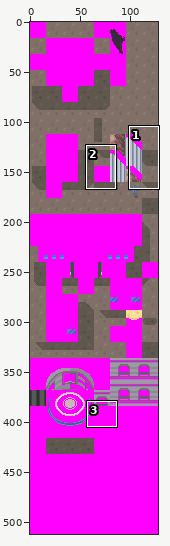
Edited in one commit: sprite sheet (tiles/oreburgh_north/bottom.png). Above, an overview of the earlier version with the close-up marked.
Close-up. Earlier state:
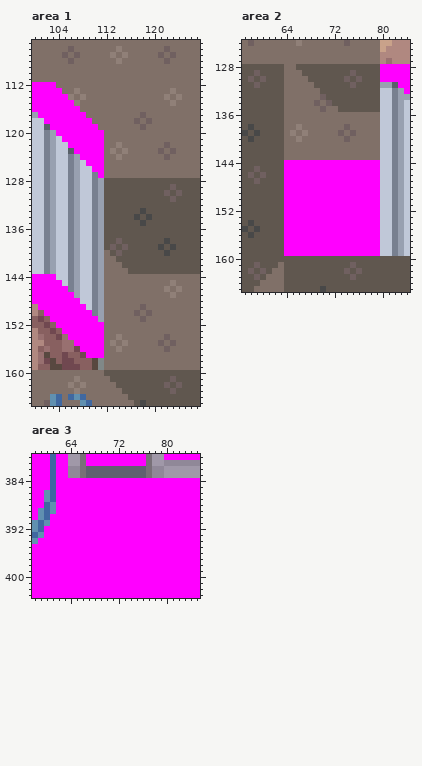
The file is 128x512 pixels. Shown: area 1: x 100..127, y 105..165; area 2: x 57..84, y 124..165; area 3: x 58..85, y 380..403.
Now the later version:
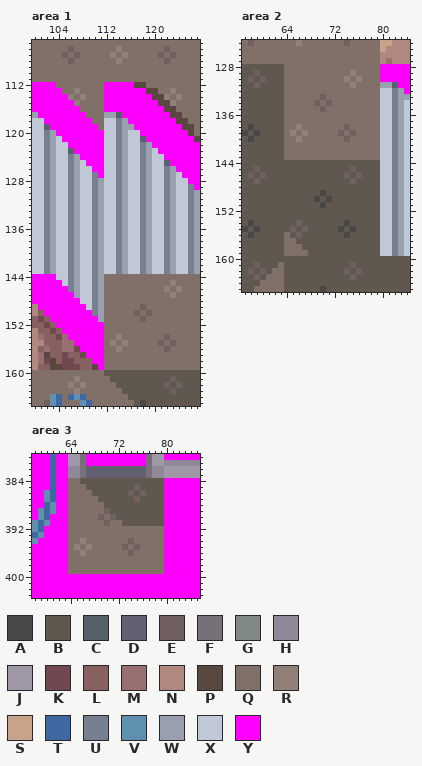
Palette (. is transparent): A #484848  B #60574f  C #586068  D #606070  E #706060  F #787078  G #808888  H #908898  J #a098a8  K #704850  L #886060  M #987070  N #b08880  P #584840  Q #807068  R #908078  S #c9a28a  T #4068a0  U #788090  V #6090b0  W #98a0b0  X #c0c8d8  Y #ff00ff
The edit:
--- area 1
@@ x 110..127 @@
 111 QQQQQQQQQQQQQQQQQQ
-112 QQQQQQQQQQQQQQQQQQ
-113 QQQQQQQQQQQQQRQQQQ
-114 QQQQQQQQQQQQRQRQQQ
-115 QQQQQQQQQQQQQRQQQQ
-116 QQQQQQQQQQQQQQQQQQ
-117 QQQQQQQQEQQQQQQQQQ
-118 QQQQQQQEQEQQQQQQQQ
-119 YQQQQQQQEQQQQQQQQQ
-120 YYQQQQQQQQQQQQQQQQ
-121 YYQQQQQQQQQQQQQQQQ
-122 YYQQRQQQQQQQEQQQQQ
-123 YYQRQRQQQQQEQEQQQQ
-124 YYQQRQQQQQQQEQQQQQ
-125 YYQQQQQQQQQQQQQQQQ
-126 YYQQQQQQQQQQQQQQQQ
-127 UYQQQQQQQQQQQQQQQQ
-128 UWBBBBBBBBBBBBBBBB
-129 UWBBBBBBBBBBBEBBBB
-130 UWBBBBBBBBBBEBEBBB
-131 UWBBBBBBBBBBBEBBBB
-132 UWBBBBBBBBBBBBBBBB
-133 UWBBBBBBABBBBBBBBB
-134 UWBBBBBABABBBBBBBB
-135 UWBBBBBBABBBBBBBBB
-136 UWBBBBBBBBBBBBBBBB
-137 UWBBBBBBBBBBBBBBBB
-138 UWBBEBBBBBBBABBBBB
-139 UWBEBEBBBBBABABBBB
-140 UWQBEBBBBBBBABBBBB
-141 UWQQBBBBBBBBBBBBBB
-142 UWQQQBBBBBBBBBBBBB
-143 UWQQQQBBBBBBBBBBBB
+112 QQYYYYYPPQQQQQQQQQ
+113 QQYYYYYYYPPQQRQQQQ
+114 QQYYYYYYYYPPRQRQQQ
+115 QQYYYYYYYYYPPRQQQQ
+116 QQYYYYYYYYYYPPQQQQ
+117 QQWWCYYYYYYYYPPQQQ
+118 QQXXUWYYYYYYYYPPQQ
+119 YQXXUWWYYYYYYYYPPQ
+120 YYXXUWXXYYYYYYYYPQ
+121 YYXXUWXXCYYYYYYYYP
+122 YYXXUWXXUWYYYYYYYY
+123 YYXXUWXXUWXYYYYYYY
+124 YYXXUWXXUWXXYYYYYY
+125 YYXXUWXXUWXXCYYYYY
+126 YYXXUWXXUWXXUWYYYY
+127 UYXXUWXXUWXXUWXYYY
+128 UWXXUWXXUWXXUWXXYY
+129 UWXXUWXXUWXXUWXXUY
+130 UWXXUWXXUWXXUWXXUW
+131 UWXXUWXXUWXXUWXXUW
+132 UWXXUWXXUWXXUWXXUW
+133 UWXXUWXXUWXXUWXXUW
+134 UWXXUWXXUWXXUWXXUW
+135 UWXXUWXXUWXXUWXXUW
+136 UWXXUWXXUWXXUWXXUW
+137 UWXXUWXXUWXXUWXXUW
+138 UWXXUWXXUWXXUWXXUW
+139 UWXXUWXXUWXXUWXXUW
+140 UWXXUWXXUWXXUWXXUW
+141 UWXXUWXXUWXXUWXXUW
+142 UWXXUWXXUWXXUWXXUW
+143 UWXXUWXXUWXXUWXXUW
 144 UWQQQQQQQQQQQQQQQQ
@@ x 108..113 @@
 157 KYYYQQ
-158 LLPGQQ
-159 LLPGQQ
+158 LLYYQQ
+159 LLPYQQ
 160 QQQQBB
--- area 2
@@ x 64..81 @@
 127 QQQQQQQQQQQQQQQQNM
-128 QQBBBBBBBBBBBBBBYY
-129 QQQBBBBBBBBEBBBBYY
-130 QQQQBBBBBBEBEBBBYY
-131 QQQQQBBBBBBEBBBBWW
-132 QQQQQQBBBBBBBBBBXX
-133 QQQQQQEBBBBBBBBBXX
-134 QQQQQEQEBBBBBBBBXX
-135 QQQQQQEQQBBBBBBBXX
+128 QQQQQQQQQQQQQQQQYY
+129 QQQQQQQQQQQRQQQQYY
+130 QQQQQQQQQQRQRQQQYY
+131 QQQQQQQQQQQRQQQQWW
+132 QQQQQQQQQQQQQQQQXX
+133 QQQQQQEQQQQQQQQQXX
+134 QQQQQEQEQQQQQQQQXX
+135 QQQQQQEQQQQQQQQQXX
 136 QQQQQQQQQQQQQQQQXX
@@ x 57..84 @@
 143 BBBBBBBQQQQQQQQQQQQQQQQXXUWX
-144 BBBBBBBYYYYYYYYYYYYYYYYXXUWX
-145 BBEBBBBYYYYYYYYYYYYYYYYXXUWX
-146 BEBEBBBYYYYYYYYYYYYYYYYXXUWX
-147 BBEBBBBYYYYYYYYYYYYYYYYXXUWX
-148 BBBBBBBYYYYYYYYYYYYYYYYXXUWX
-149 BBBBBBBYYYYYYYYYYYYYYYYXXUWX
-150 BBBBBBBYYYYYYYYYYYYYYYYXXUWX
-151 BBBBBBBYYYYYYYYYYYYYYYYXXUWX
-152 BBBBBBBYYYYYYYYYYYYYYYYXXUWX
-153 BBBBBBBYYYYYYYYYYYYYYYYXXUWX
-154 BABBBBBYYYYYYYYYYYYYYYYXXUWX
-155 ABABBBBYYYYYYYYYYYYYYYYXXUWX
-156 BABBBBBYYYYYYYYYYYYYYYYXXUWX
-157 BBBBBBBYYYYYYYYYYYYYYYYXXUWX
-158 BBBBBBBYYYYYYYYYYYYYYYYXXUWX
-159 BBBBBBBYYYYYYYYYYYYYYYYXXUWX
+144 BBBBBBBBBBBBBBBBBBBBBBBXXUWX
+145 BBEBBBBBBBBBBBBBBBEBBBBXXUWX
+146 BEBEBBBBBBBBBBBBBEBEBBBXXUWX
+147 BBEBBBBBBBBBBBBBBBEBBBBXXUWX
+148 BBBBBBBBBBBBBBBBBBBBBBBXXUWX
+149 BBBBBBBBBBBBBABBBBBBBBBXXUWX
+150 BBBBBBBBBBBBABABBBBBBBBXXUWX
+151 BBBBBBBBBBBBBABBBBBBBBBXXUWX
+152 BBBBBBBBBBBBBBBBBBBBBBBXXUWX
+153 BBBBBBBBBBBBBBBBBBBBBBBXXUWX
+154 BABBBBBBBEBBBBBBBABBBBBXXUWX
+155 ABABBBBBEBEBBBBBABABBBBXXUWX
+156 BABBBBBQBEBBBBBBBABBBBBXXUWX
+157 BBBBBBBQQBBBBBBBBBBBBBBXXUWX
+158 BBBBBBBQQQBBBBBBBBBBBBBXXUWX
+159 BBBBBBBQQQQBBBBBBBBBBBBXXUWX
 160 BBBBBBBBBBBBBBBBBBBBBBBBBBBB
--- area 3
@@ x 58..85 @@
 383 YYYTYYHHFDDDDDDDDDDFHHJJJJJJ
-384 YYYTYYYYYYYYYYYYYYYYYYYYYYYY
-385 YYYTYYYYYYYYYYYYYYYYYYYYYYYY
-386 YYVTYYYYYYYYYYYYYYYYYYYYYYYY
-387 YYVTYYYYYYYYYYYYYYYYYYYYYYYY
-388 YYTVYYYYYYYYYYYYYYYYYYYYYYYY
-389 YVTVYYYYYYYYYYYYYYYYYYYYYYYY
-390 YVTYYYYYYYYYYYYYYYYYYYYYYYYY
-391 VTVYYYYYYYYYYYYYYYYYYYYYYYYY
-392 VTYYYYYYYYYYYYYYYYYYYYYYYYYY
-393 TVYYYYYYYYYYYYYYYYYYYYYYYYYY
-394 VYYYYYYYYYYYYYYYYYYYYYYYYYYY
-395 YYYYYYYYYYYYYYYYYYYYYYYYYYYY
-396 YYYYYYYYYYYYYYYYYYYYYYYYYYYY
-397 YYYYYYYYYYYYYYYYYYYYYYYYYYYY
-398 YYYYYYYYYYYYYYYYYYYYYYYYYYYY
-399 YYYYYYYYYYYYYYYYYYYYYYYYYYYY
+384 YYYTYYQQBBBBBBBBBBBBBBYYYYYY
+385 YYYTYYQQQBBBBBBBBEBBBBYYYYYY
+386 YYVTYYQQQQBBBBBBEBEBBBYYYYYY
+387 YYVTYYQQQQQBBBBBBEBBBBYYYYYY
+388 YYTVYYQQQQQQBBBBBBBBBBYYYYYY
+389 YVTVYYQQQQQQEBBBBBBBBBYYYYYY
+390 YVTYYYQQQQQEQEBBBBBBBBYYYYYY
+391 VTVYYYQQQQQQEQQBBBBBBBYYYYYY
+392 VTYYYYQQQQQQQQQQQQQQQQYYYYYY
+393 TVYYYYQQQQQQQQQQQQQQQQYYYYYY
+394 VYYYYYQQRQQQQQQQEQQQQQYYYYYY
+395 YYYYYYQRQRQQQQQEQEQQQQYYYYYY
+396 YYYYYYQQRQQQQQQQEQQQQQYYYYYY
+397 YYYYYYQQQQQQQQQQQQQQQQYYYYYY
+398 YYYYYYQQQQQQQQQQQQQQQQYYYYYY
+399 YYYYYYQQQQQQQQQQQQQQQQYYYYYY
 400 YYYYYYYYYYYYYYYYYYYYYYYYYYYY
